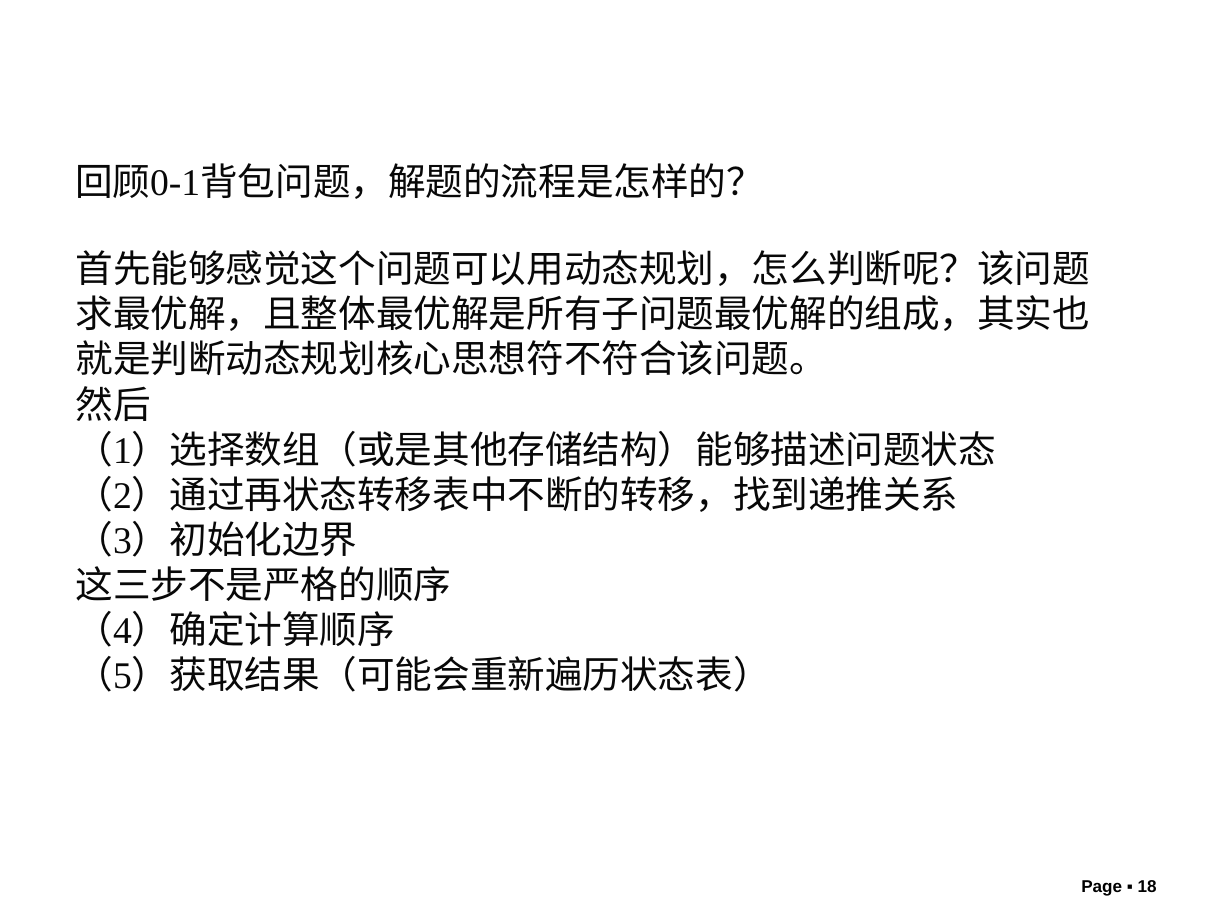
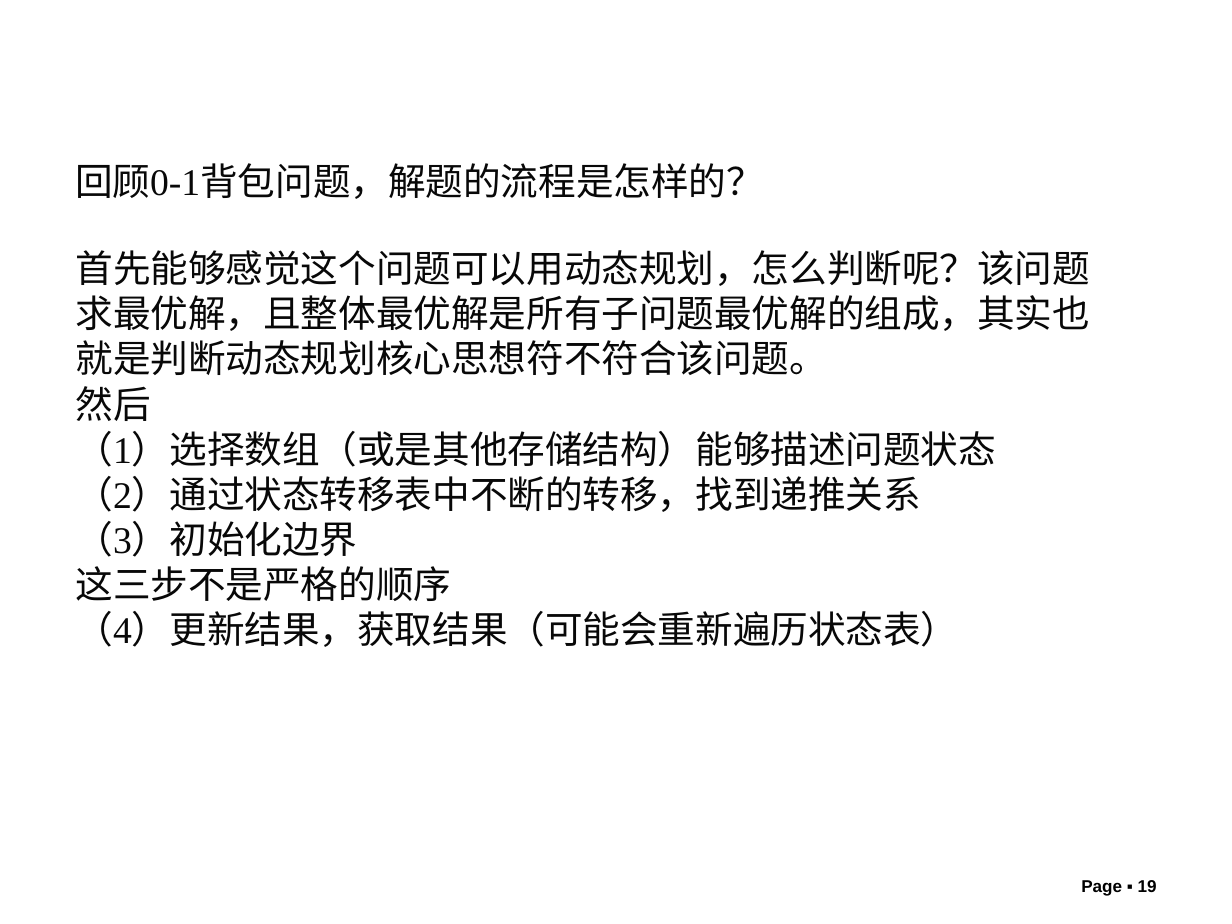
Before and after one commit to liutongling/DP, a slide deck: slide 19 of file/第5章 动态规划法.pptx (slide 18 before the commit). Drawn at 1232x924 pixels with LibreOffice and Linux fonts; fonts in the diff are those of the drawing; background and template pictures are left out. Boxes give left, top, right and bottom in pixels: in the first picture for what was removed or moved away, otherwise in the second. Text is boxed around its words. In the diff, an @@ line names an element or a change of style, - is before the commit and + after.

```diff
--- a/file/第5章 动态规划法.pptx
+++ b/file/第5章 动态规划法.pptx
@@ text at <box>76,476,922,512</box>: text changed @@
-（2）通过再状态转移表中不断的转移，找到递推关系
+（2）通过状态转移表中不断的转移，找到递推关系
@@ text at <box>76,611,959,647</box>: text changed @@
-（4）确定计算顺序
-（5）获取结果（可能会重新遍历状态表）
+（4）更新结果，获取结果（可能会重新遍历状态表）
```
Also in this commit, not shown: 5 other slides changed, 5 slides added, 4 slides removed.
